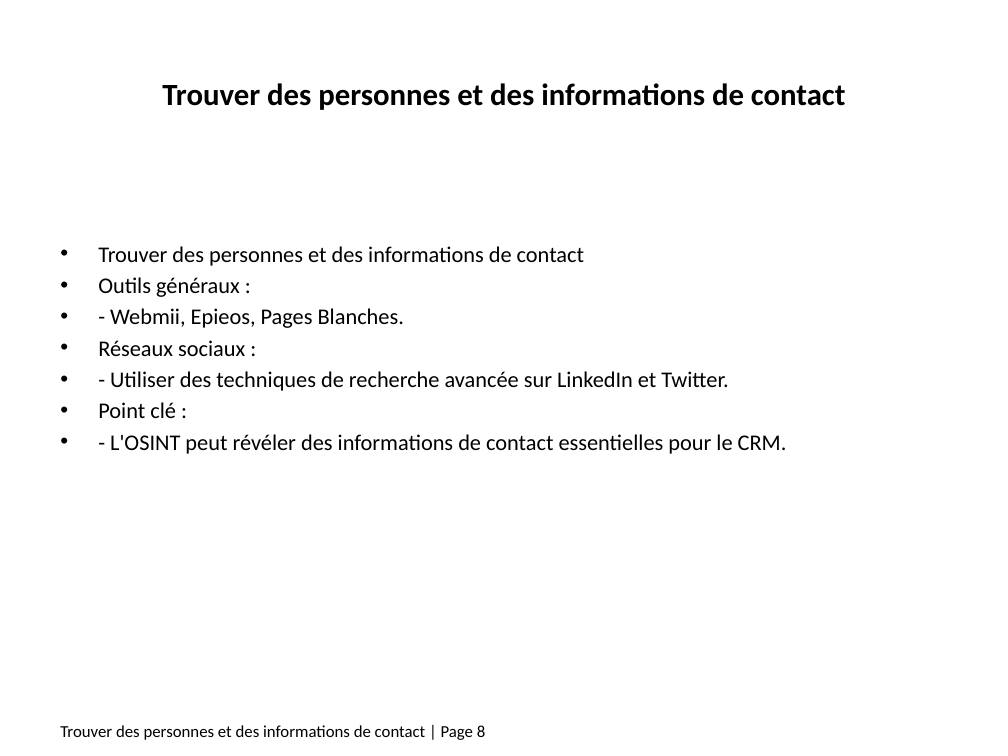
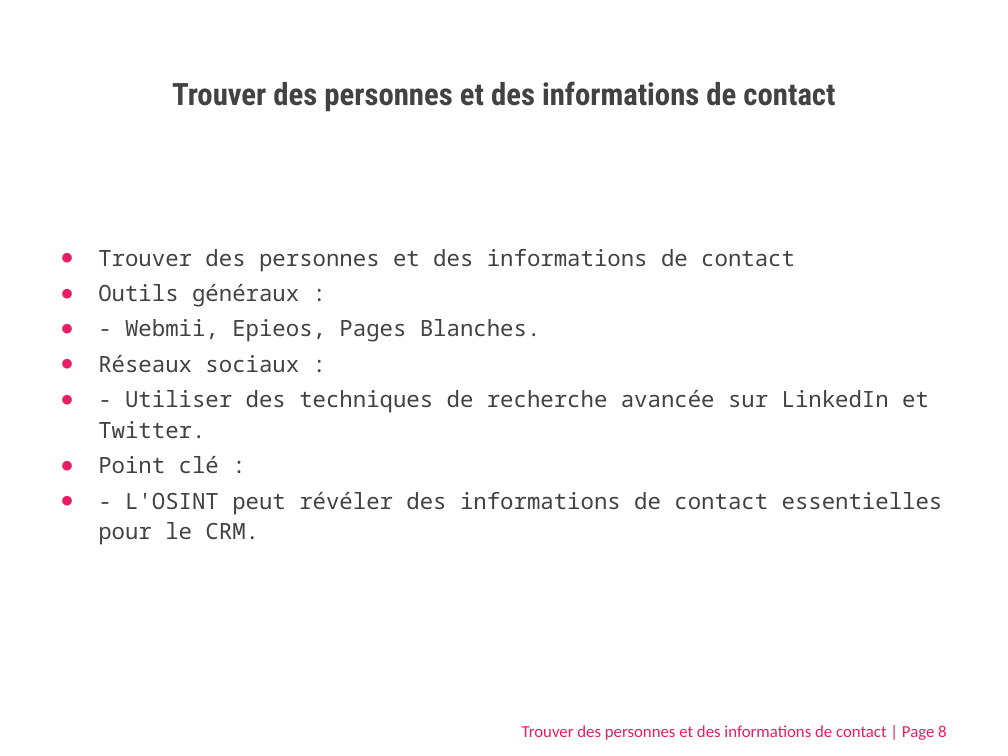
Before and after one commit to Lbelus/CRM_OSINT_COURSE, a slide deck: slide 8 of OSINT_crash_course/OSINT_recap_fr.pptx. Drawn at 1008x756 pixels with LibreOffice and Linux fonts; fonts in the diff are those of the drawing. Boxes give left, top, right and bottom in pixels: in the first picture for what was removed or moved away, otherwise in the second. Text is boxed around its words. In the diff, an @@ line names an element or a change of style, - is before the commit and + after.

Commit message:
[lbs] update OSINT files

```diff
--- a/OSINT_crash_course/OSINT_recap_fr.pptx
+++ b/OSINT_crash_course/OSINT_recap_fr.pptx
@@ title "Trouver des personnes et des ..." at bbox=[172, 81, 835, 112]: font Calibri to Roboto Condensed, text colour #000000 to #424242 @@
@@ text "Trouver des personnes et des ..." at bbox=[98, 249, 943, 545]: font Calibri to Noto Sans Mono, text colour #000000 to #424242; bullet • to ●; line spacing 1 to 1.15; more space between paragraphs @@
@@ text "Trouver des personnes et des ..." at bbox=[522, 725, 946, 740]: text colour #000000 to #E91D63 @@
```
Also in this commit, not shown: 10 other slides changed, 3 other files.
